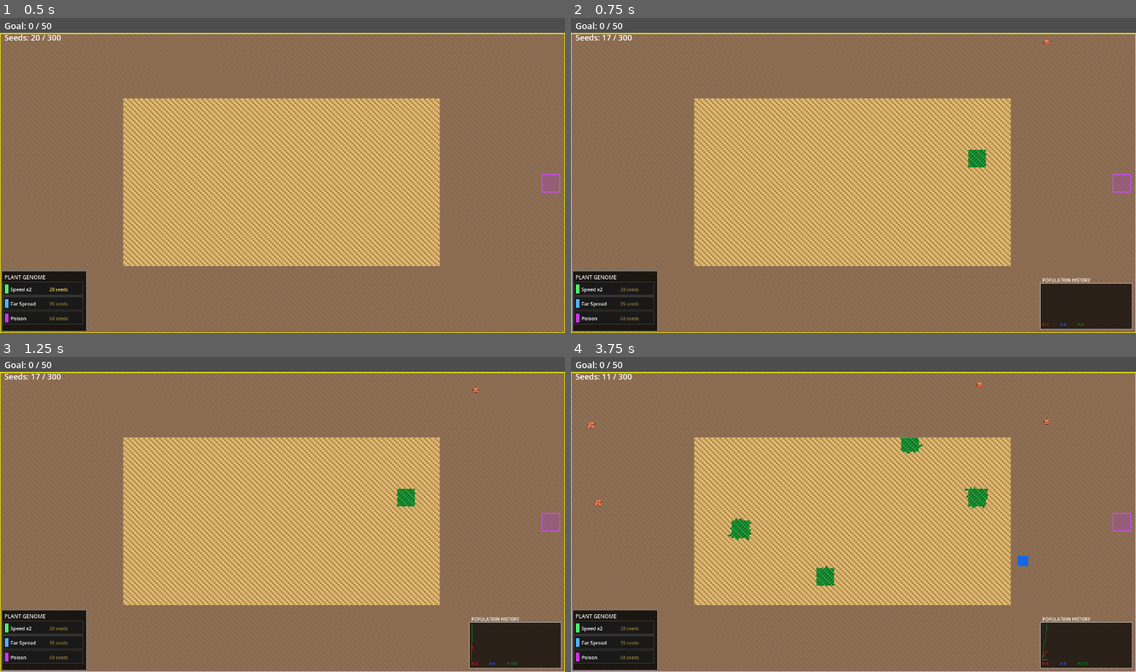
Above: before the commit, frames 1-4 (two rows, left to right).
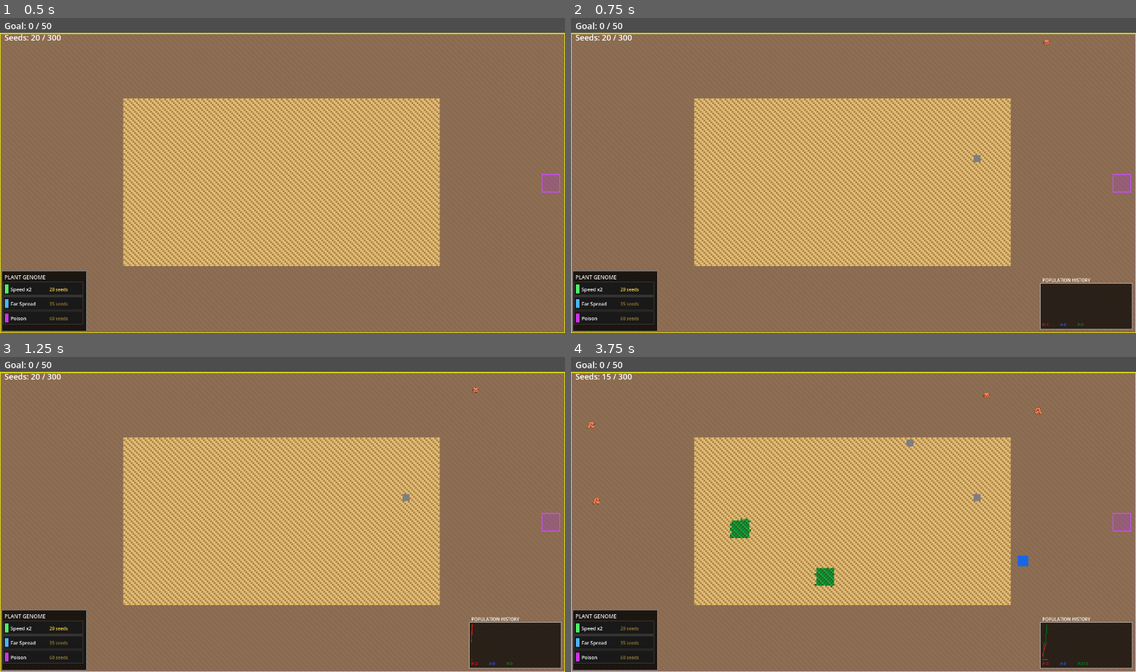
Above: after the commit, the same moments.

Repository: mamo1016/ecosystem-game
Game: Godot game, scene res://world.tscn
The game is run twice, just before and just after one commit, with the same random seed, the same clock (stepped at 60 frames per second) and the same inputs.
Inputs (mouse positions are in pixels of both pictures, inside the frame that each line leads up to):
- Up to frame 1 (0.5 s): no input
- Up to frame 2 (0.75 s): tap Enter at 0.5 s; move the mouse to (977, 159) at 0.52 s; hold Ctrl from 0.53 s (still down); click (977, 159) at 0.67 s
- Up to frame 3 (1.25 s): keep holding Ctrl; tap Alt at 0.8 s
- Up to frame 4 (3.75 s): tap Space at 1.25 s; move the mouse to (740, 530) at 1.27 s; release Ctrl at 1.28 s; tap Alt at 1.35, 2.3, 2.85 s; click (740, 530) at 1.42 s; tap Ctrl at 1.55, 3.05 s; tap Enter at 2 s; move the mouse to (910, 445) at 2.02 s; hold Ctrl 2.03-2.78 s; click (910, 445) at 2.17 s; move the mouse to (825, 577) at 2.77 s; click (825, 577) at 2.92 s; move the mouse to (1023, 561) at 3.52 s; hold Shift from 3.53 s (still down); click (1023, 561) at 3.67 s

Frame 1 is identical in both runs. In frame 2, 0.2% of the frame differs, in the area x 5-74%, y 5-87%; in frame 3, 0.2%; in frame 4, 0.6%, in the area x 3-92%, y 5-98%.

Commit message:
Add debug placement for Water, Stones, and Plant Zone; Implement Stone collision logic

Diff:
--- a/world.gd
+++ b/world.gd
@@ -14,6 +14,7 @@
 const DUNG     = 6
 const POISON_PLANT = 7
 const WATER = 8
+const STONE = 9
 
 # --- COLOURS ---
 const COLOR_EMPTY    = Color(0.74, 0.60, 0.38)
@@ -39,6 +40,7 @@
 ]
 const COLOR_POISON   = Color(0.6, 0.1, 0.8)
 const COLOR_WATER    = Color(0.1, 0.4, 0.9)
+const COLOR_STONE    = Color(0.5, 0.5, 0.5)
 
 # --- MAP ---
 var MAP_WIDTH  = 640
@@ -181,6 +183,7 @@
 var zone_y0: int = 0
 var zone_x1: int = 0
 var zone_y1: int = 0
+var setting_zone_tl: bool = true
 
 func _ready() -> void:
 	var win_size = get_viewport().get_visible_rect().size
@@ -242,6 +245,10 @@
 					_buy_genome(gid)
 				elif Input.is_key_pressed(KEY_SHIFT):
 					_debug_place_water()
+				elif Input.is_key_pressed(KEY_CTRL):
+					_debug_place_stone()
+				elif Input.is_key_pressed(KEY_ALT):
+					_debug_set_plant_zone()
 				else:
 					plant_seed()
 			MOUSE_BUTTON_RIGHT:  _debug_spawn_predator()
@@ -280,6 +287,39 @@
 				if bg_image:
 					_paint_tile(pos.x, pos.y, COLOR_WATER)
 					bg_dirty = true
+	queue_redraw()
+
+func _debug_place_stone() -> void:
+	var center := _mouse_to_grid()
+	for dx in range(-2, 2):
+		for dy in range(-2, 2):
+			var pos := Vector2i(center.x + dx, center.y + dy)
+			if pos.x >= 0 and pos.x < MAP_WIDTH and pos.y >= 0 and pos.y < MAP_HEIGHT:
+				grid[pos.x][pos.y] = STONE
+				if bg_image:
+					_paint_tile(pos.x, pos.y, COLOR_STONE)
+					bg_dirty = true
+	queue_redraw()
+
+func _debug_set_plant_zone() -> void:
+	var pos := _mouse_to_grid()
+	if setting_zone_tl:
+		zone_x0 = pos.x
+		zone_y0 = pos.y
+		print("Plant zone TOP-LEFT set to ", pos)
+	else:
+		zone_x1 = pos.x
+		zone_y1 = pos.y
+		print("Plant zone BOTTOM-RIGHT set to ", pos)
+
+	# Update background colors to reflect new zone
+	if bg_image:
+		for x in range(MAP_WIDTH):
+			for y in range(MAP_HEIGHT):
+				_paint_tile(x, y, _tile_pixel_color(x, y, grid[x][y]))
+		bg_dirty = true
+
+	setting_zone_tl = !setting_zone_tl
 	queue_redraw()
 
 func _draw() -> void:
@@ -401,6 +441,7 @@
 		DUNG:   return COLOR_DUNG
 		POISON_PLANT: return COLOR_POISON
 		WATER:  return COLOR_WATER
+		STONE:  return COLOR_STONE
 		_:
 			var hash_idx: int = (x * 7 + y * 11 + (x ^ y) * 3) % 6
 			if x < zone_x0 or x >= zone_x1 or y < zone_y0 or y >= zone_y1:
@@ -446,7 +487,7 @@
 
 func set_tile(pos: Vector2i, id: int) -> void:
 	if pos.x < 0 or pos.x >= MAP_WIDTH or pos.y < 0 or pos.y >= MAP_HEIGHT: return
-	if grid[pos.x][pos.y] == WATER: return # Water is permanent
+	if grid[pos.x][pos.y] == WATER or grid[pos.x][pos.y] == STONE: return
 	grid[pos.x][pos.y] = id
 	if id == MATURE:
 		plants_this_tick += 1
@@ -719,6 +760,11 @@
 	var new_pos = animal.pos + dir
 	if new_pos.x < 0 or new_pos.y < 0 or new_pos.x + ANIMAL_SIZE > MAP_WIDTH or new_pos.y + ANIMAL_SIZE > MAP_HEIGHT:
 		return false
+	# Check for stones in the animal's new rect
+	for x in range(new_pos.x, new_pos.x + ANIMAL_SIZE):
+		for y in range(new_pos.y, new_pos.y + ANIMAL_SIZE):
+			if grid[x][y] == STONE:
+				return false
 	animal.pos = new_pos
 	return true
 
Not shown, changed: README.md
